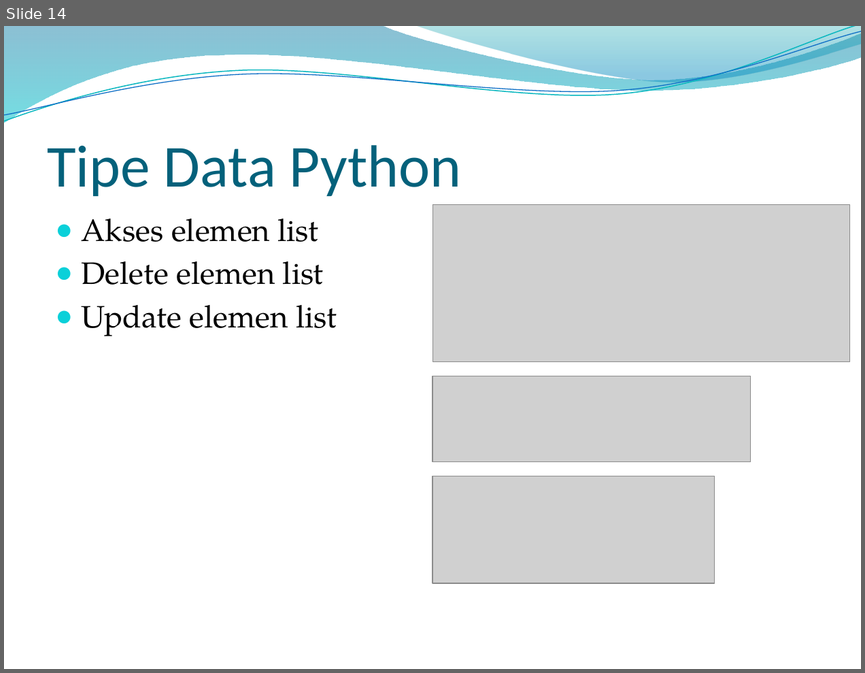
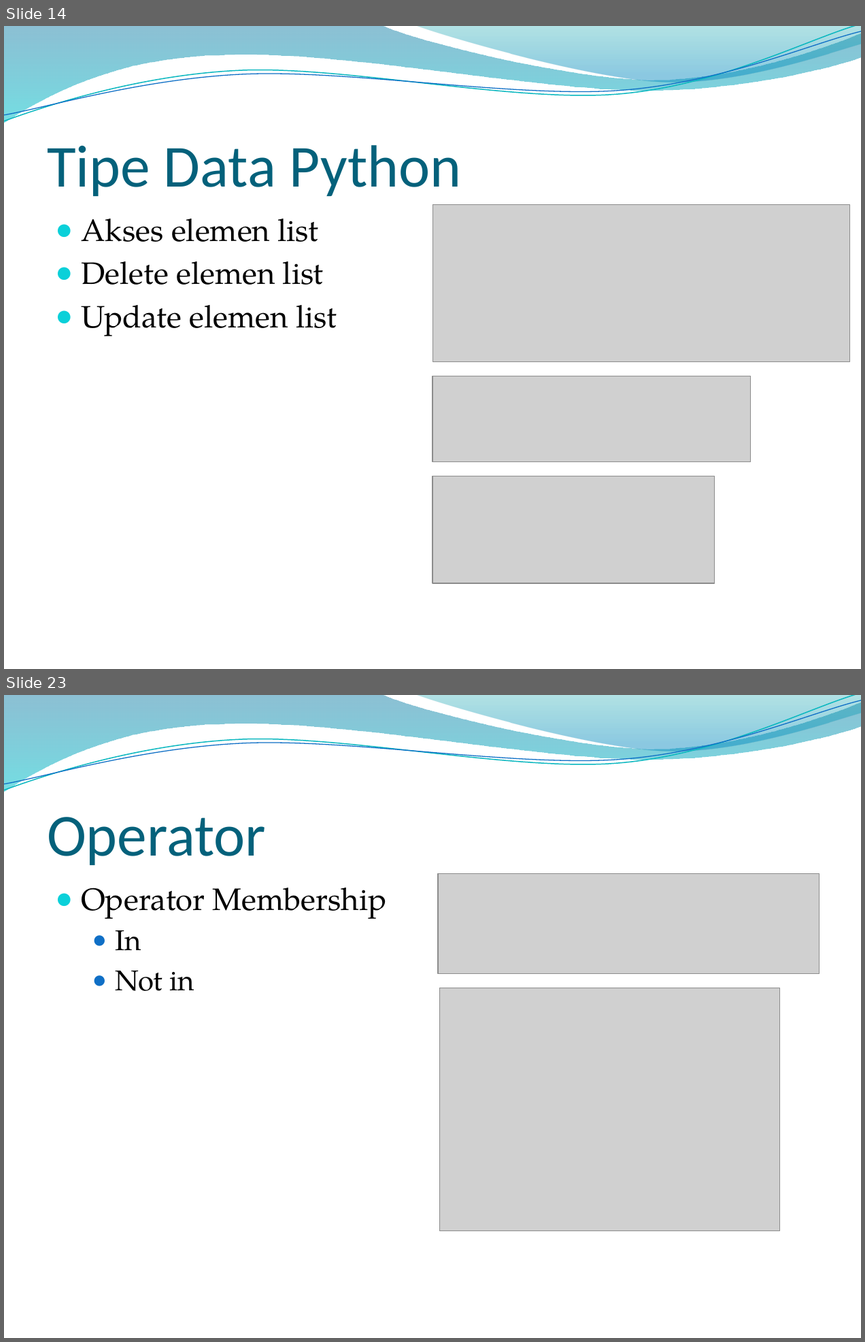
Before and after one commit to dizolette/DeepLearningAlbert, a slide deck: PPT Albertus Dwi S.pptx. Shown one above the other, each under a label of ours: slide 14 before the commit, slides 14 and 23 after it; the slides between them are not shown. The pictures are 865x673 and 865x1342 pixels, drawn with LibreOffice and Linux fonts; fonts in the diff are those of the drawing; grey boxes stand for pictures; background and template pictures are left out. Boxes give left, top, right and bottom in pixels: in the first picture for what was removed or moved away, otherwise in the second. Text is boxed around its words. In the diff, an @@ line names an element or a change of style, - is before the commit and + after.

```diff
--- a/PPT Albertus Dwi S.pptx
+++ b/PPT Albertus Dwi S.pptx
@@ slide 23 added at bbox=[4, 695, 861, 1338], background picture (left out); not listed: 4 template elements that a slide beside it also shows @@
@@ title added at bbox=[47, 817, 266, 865], 50 pt, text #04617B @@
+Operator
@@ picture added at bbox=[438, 873, 819, 974] @@
@@ text added at bbox=[81, 887, 387, 991], 26 pt, text #000000 @@
+● Operator Membership
+  ● In
+  ● Not in
@@ picture added at bbox=[439, 988, 779, 1231] @@
```
Also in this commit, not shown: 6 slides changed, 10 other slides added.
